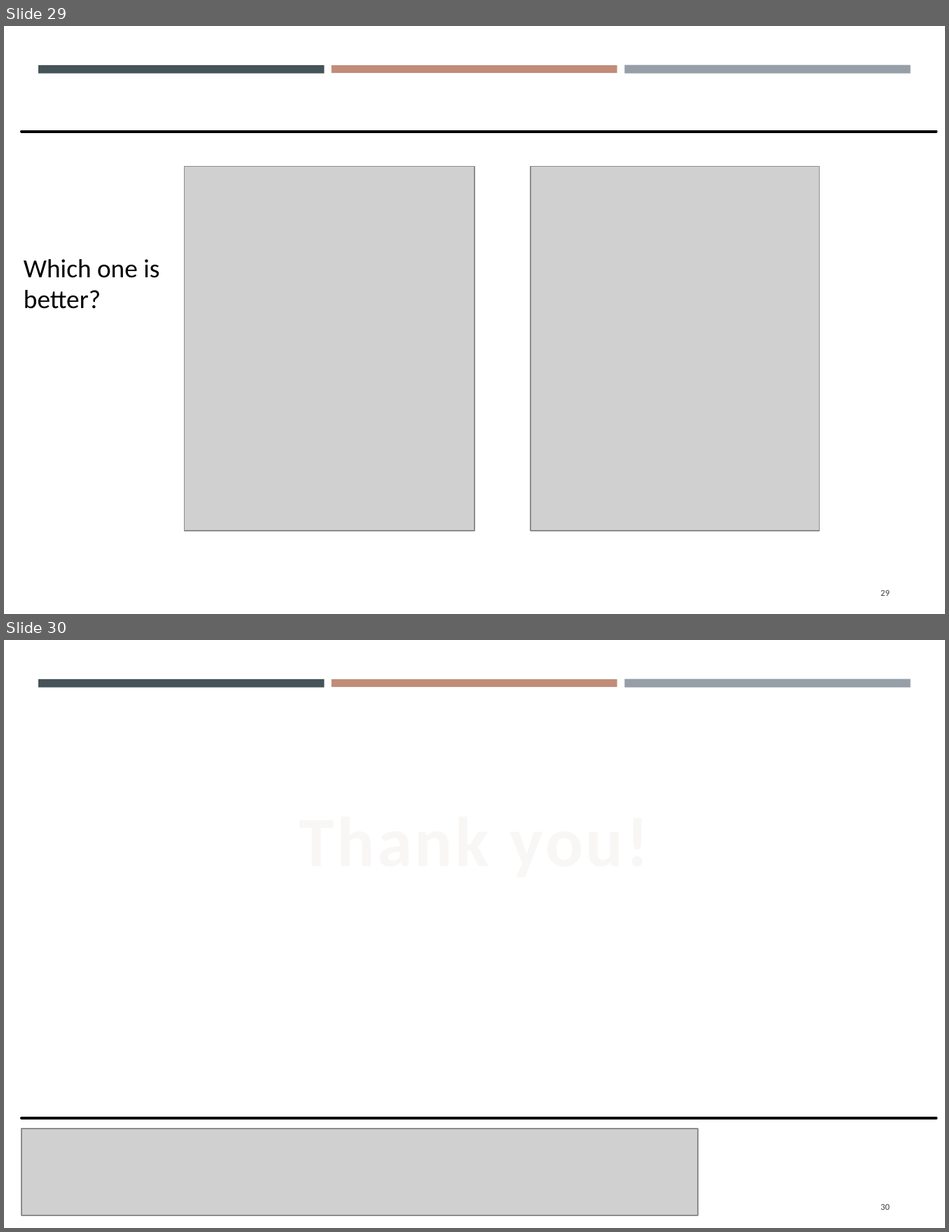
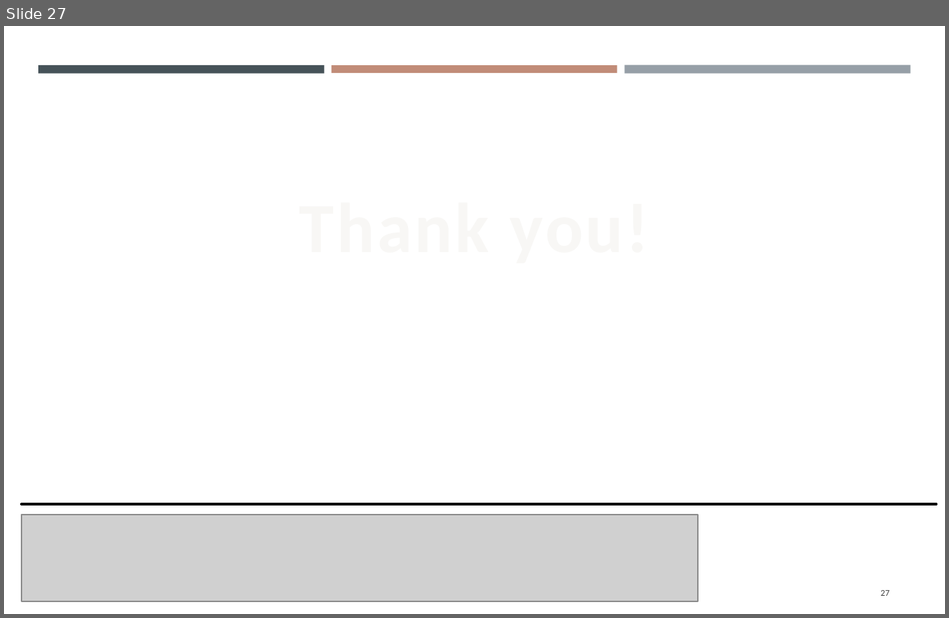
Before and after one commit to gisynw/GIS_I, a slide deck: docs/Lectures/Week07/Lecture07_GEOG2475_Thursday.pptx. Shown one above the other, each under a label of ours: slides 29 and 30 before the commit, slide 27 after it. The pictures are 949x1232 and 949x618 pixels, drawn with LibreOffice and Linux fonts; fonts in the diff are those of the drawing; grey boxes stand for pictures. Boxes give left, top, right and bottom in pixels: in the first picture for what was removed or moved away, otherwise in the second. Text is boxed around its words. In the diff, an @@ line names an element or a change of style, - is before the commit and + after.

```diff
--- a/docs/Lectures/Week07/Lecture07_GEOG2475_Thursday.pptx
+++ b/docs/Lectures/Week07/Lecture07_GEOG2475_Thursday.pptx
@@ slide 29 removed at box(4, 26, 945, 614), background #FFFFFF; not listed: 3 template elements that a slide beside it also shows @@
@@ line removed from (22, 132) to (936, 132) @@
@@ picture removed at box(184, 166, 474, 531) @@
@@ picture removed at box(530, 166, 818, 531) @@
@@ text removed at box(24, 259, 159, 309) @@
-Which one is better?
@@ page number removed at box(880, 590, 890, 596) @@
-29
@@ what was slide 30 is now slide 27 @@
@@ page number at box(880, 590, 890, 596): text changed @@
-30
+27
```
Also in this commit, not shown: 12 slides changed, 2 other slides removed.
